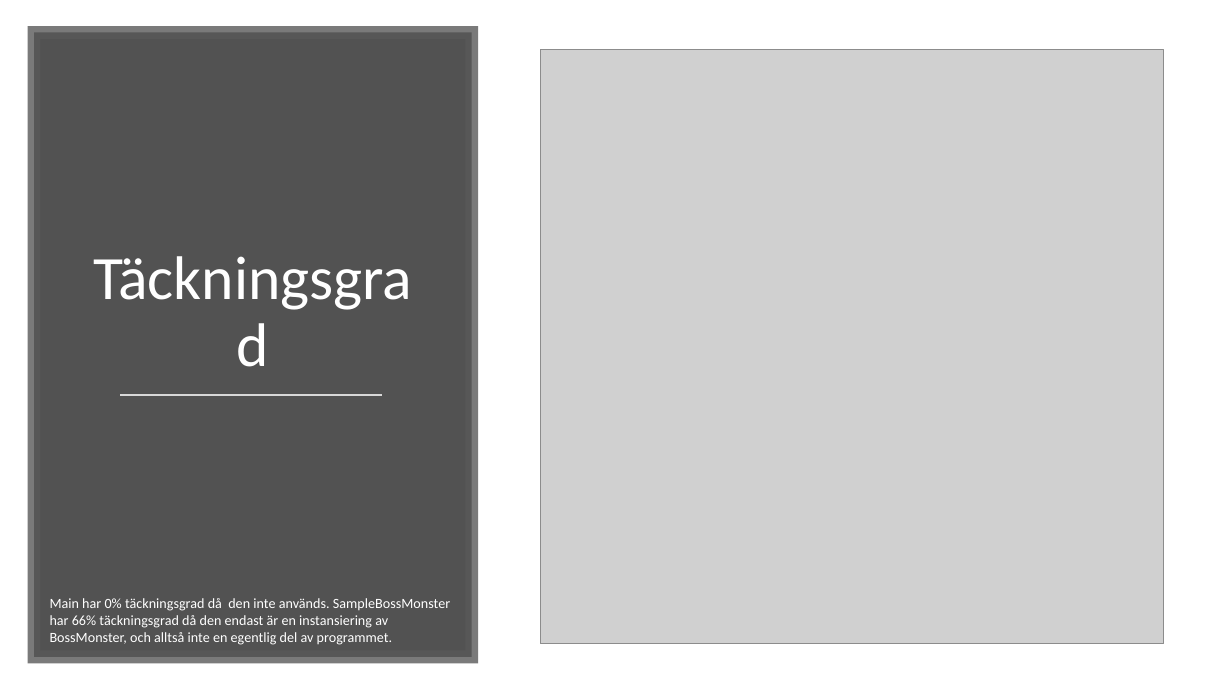
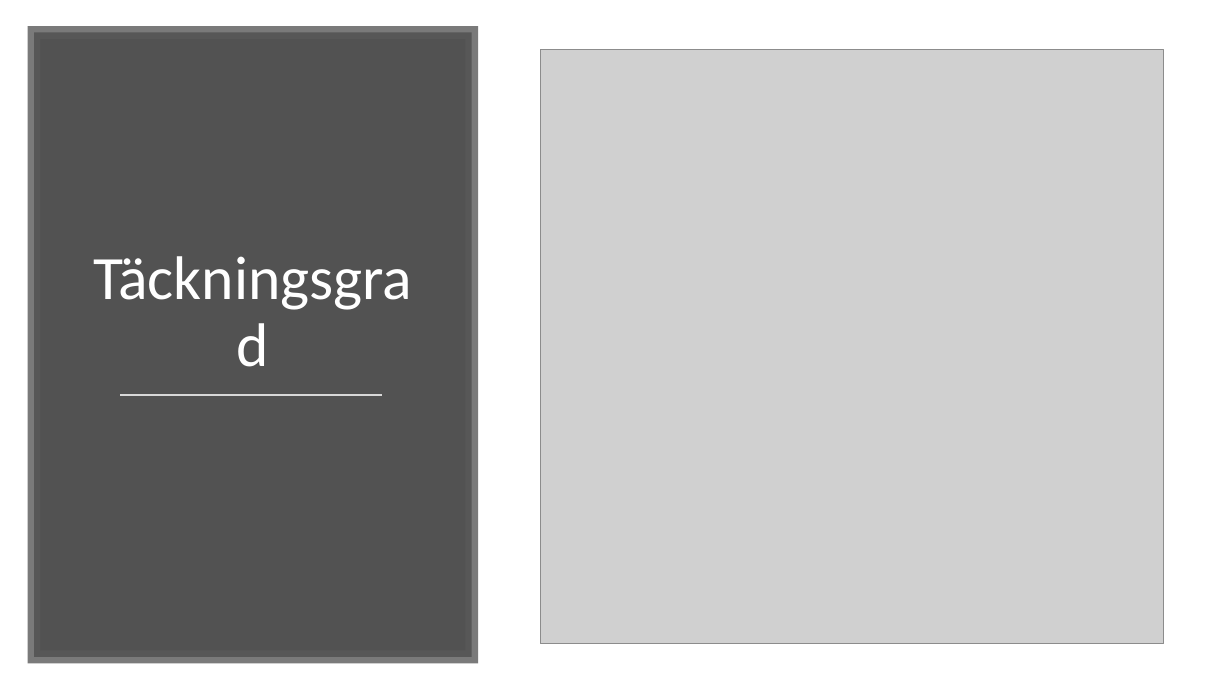
Before and after one commit to knopp10000/Inte_Roligt, a slide deck: slide 30 of slutredovisning.pptx. Drawn at 1232x693 pixels with LibreOffice and Linux fonts; fonts in the diff are those of the drawing; grey boxes stand for pictures. Boxes give left, top, right and bottom in pixels: in the first picture for what was removed or moved away, otherwise in the second. Text is boxed around its words. In the diff, an @@ line names an element or a change of style, - is before the commit and + after.

```diff
--- a/slutredovisning.pptx
+++ b/slutredovisning.pptx
@@ text removed at box(50, 598, 450, 645) @@
-Main har 0% täckningsgrad då den inte används. SampleBossMonster har 66% täckningsgrad då den endast är en instansiering av BossMonster, och alltså inte en egentlig del av programmet.
```
Also in this commit, not shown: 1 other slide changed.
